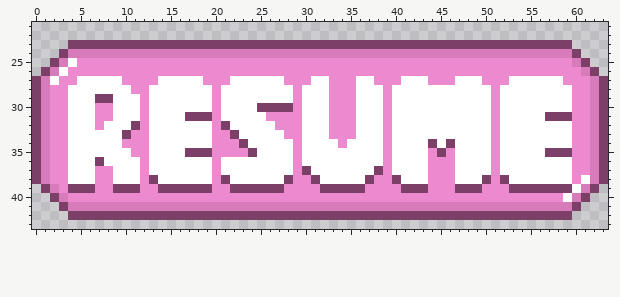
Two versions of one pixel-art file, Assets/Art/UI/ResumeButton.aseprite. This is how it looked before the edit.
64x64 pixels, 1 frame. Shown: x 0..63, y 21..43.
Now the later version:
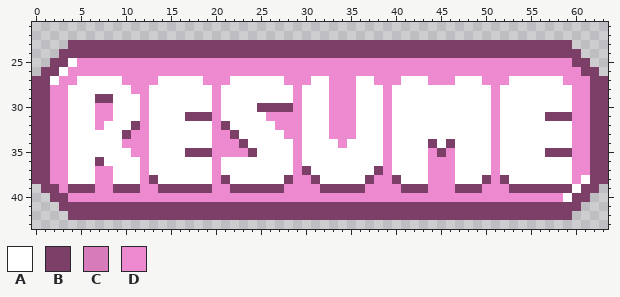
Palette (. is transparent): A #ffffff  B #7b3f68  C #d77bba  D #ed89ce
Difference:
Changed rows in their new state; - is an unchanged pixel.
Layer "Layer 2":
first column x 1:
24 ---BBBBBBBBBBBBBBBBBBBBBBBBBBBBBBBBBBBBBBBBBBBBBBBBBBBBBBBB---
25 --B--------------------------------------------------------B--
26 -B----------------------------------------------------------B-
27 B------------------------------------------------------------B
28 B------------------------------------------------------------B
29 B------------------------------------------------------------B
30 B------------------------------------------------------------B
31 B------------------------------------------------------------B
32 B------------------------------------------------------------B
33 B------------------------------------------------------------B
34 B------------------------------------------------------------B
35 B------------------------------------------------------------B
36 B------------------------------------------------------------B
37 B------------------------------------------------------------B
38 B------------------------------------------------------------B
39 -B----------------------------------------------------------B-
40 --B--------------------------------------------------------B--
41 ---BBBBBBBBBBBBBBBBBBBBBBBBBBBBBBBBBBBBBBBBBBBBBBBBBBBBBBBB---
Changed places in both pictures, as pixel boxes (x1, y1, x2, y2):
changed: (41, 49, 599, 211)
